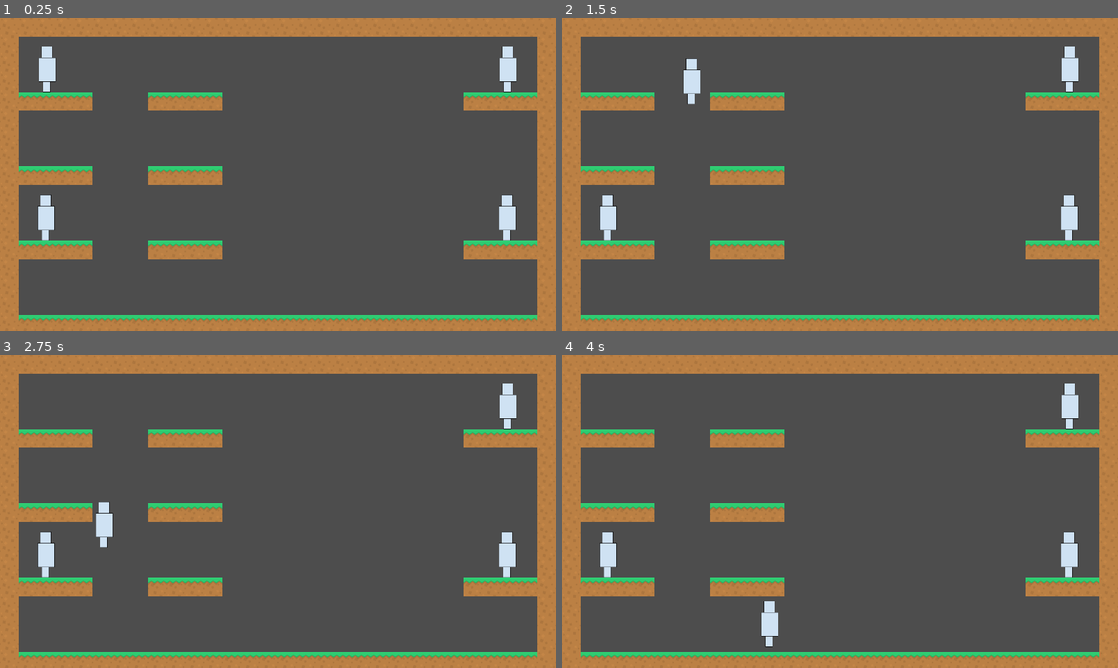
Above: before the commit, frames 1-4 (two rows, left to right).
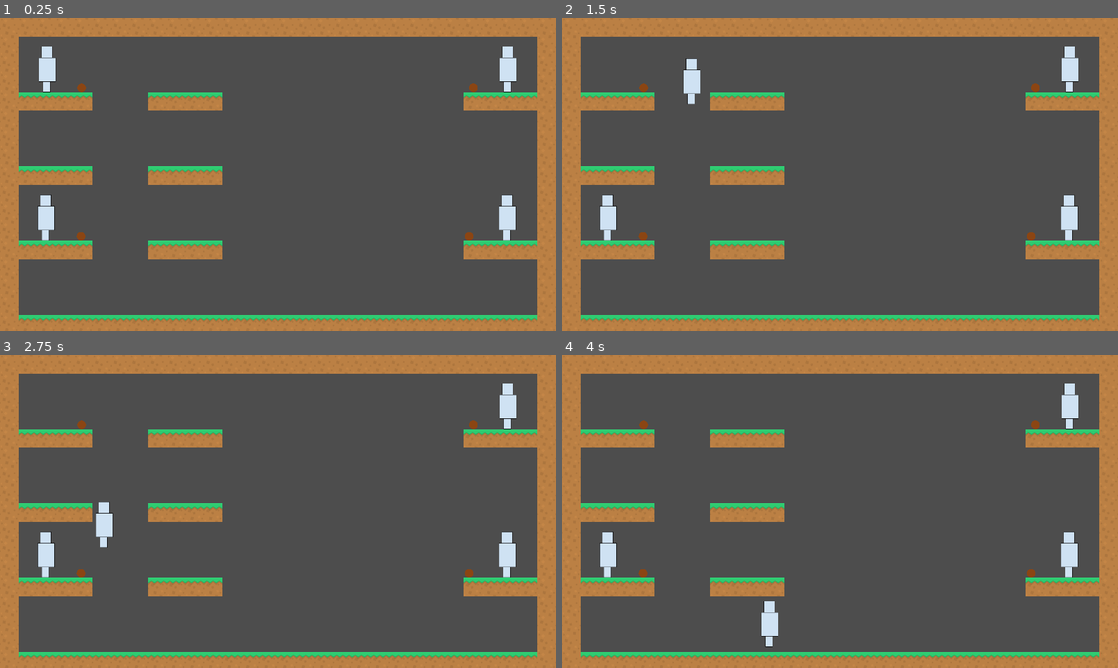
Above: after the commit, the same moments.

Repository: the-g-force/GGJ24
Game: Godot game, scene res://world/world.tscn
Two runs of this game, one before a commit and one after it. Both use one fixed random seed, a clock stepped at 60 frames per second and the inputs below.
Inputs:
- Up to frame 1 (0.25 s): no input
- Up to frame 2 (1.5 s): tap Enter at 0.5 s; hold Z 0.53-1.28 s; hold D from 0.53 s (still down); tap Space at 0.77 s; tap Z at 1.35 s
- Up to frame 3 (2.75 s): tap Space at 1.52 s; release D at 2.03 s; hold A from 2.03 s (still down); hold Z from 2.03 s (still down)
- Up to frame 4 (4 s): release A at 2.78 s; release Z at 2.78 s; hold D from 2.78 s (still down); tap Z at 2.85 s; tap Space at 3.02, 3.77 s; hold Z from 3.53 s (still down)

The runs differ from the first frame. In frame 1, 0.1% of the frame differs, in the area x 13-86%, y 20-72%; in frame 2, 0.1%; in frame 3, 0.1%; in frame 4, 0.1%.

Commit message:
Allow pick up nuts with S

Diff:
--- a/project/player/player.gd
+++ b/project/player/player.gd
@@ -58,7 +58,7 @@
 
 func _is_crouch_pressed()->bool:
 	if id == 0:
-		if Input.is_key_pressed(KEY_DOWN):
+		if Input.is_key_pressed(KEY_S):
 			return true
 	return Input.get_joy_axis(id, JOY_AXIS_LEFT_Y) < -0.1
 
--- a/project/world/world.tscn
+++ b/project/world/world.tscn
@@ -1,8 +1,9 @@
-[gd_scene load_steps=7 format=3 uid="uid://cb1t8bqr7040n"]
+[gd_scene load_steps=8 format=3 uid="uid://cb1t8bqr7040n"]
 
 [ext_resource type="Script" path="res://world/world.gd" id="1_aelts"]
 [ext_resource type="Texture2D" uid="uid://dnyfo3tlpsi11" path="res://world/platformPack_tile001.png" id="2_l1py1"]
 [ext_resource type="Texture2D" uid="uid://bnqcov8qrllao" path="res://world/platformPack_tile004.png" id="3_aedeq"]
+[ext_resource type="PackedScene" uid="uid://rhho6c4dxbly" path="res://player/nut/nut.tscn" id="4_uktu2"]
 
 [sub_resource type="TileSetAtlasSource" id="TileSetAtlasSource_jv3ai"]
 texture = ExtResource("2_l1py1")
@@ -48,3 +49,15 @@
 
 [node name="SpawnPoint4" type="Marker2D" parent="SpawnPoints"]
 position = Vector2(1752, 762)
+
+[node name="Nut" parent="." instance=ExtResource("4_uktu2")]
+position = Vector2(282, 231)
+
+[node name="Nut2" parent="." instance=ExtResource("4_uktu2")]
+position = Vector2(280, 750)
+
+[node name="Nut3" parent="." instance=ExtResource("4_uktu2")]
+position = Vector2(1635, 231)
+
+[node name="Nut4" parent="." instance=ExtResource("4_uktu2")]
+position = Vector2(1620, 738)
